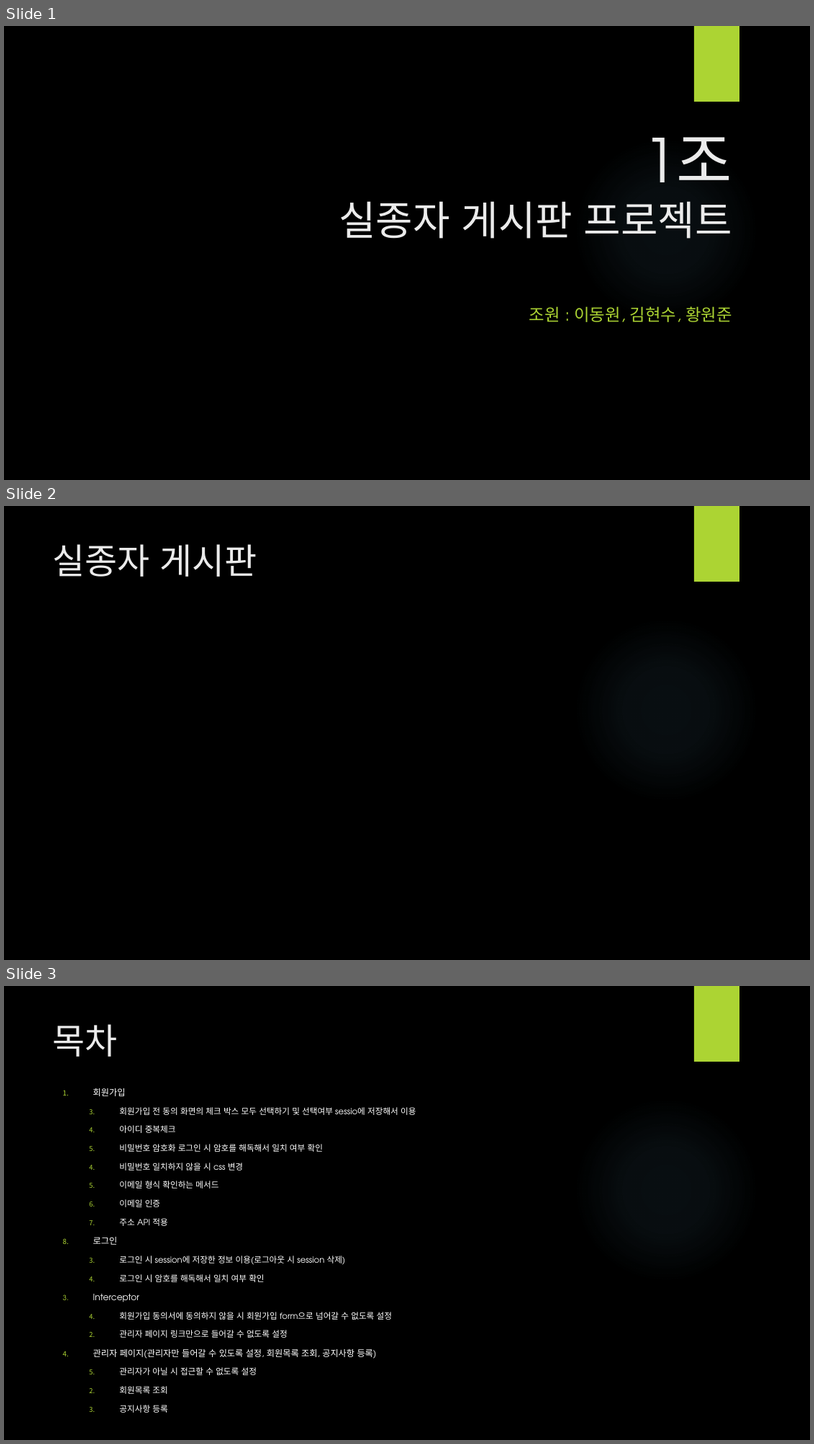
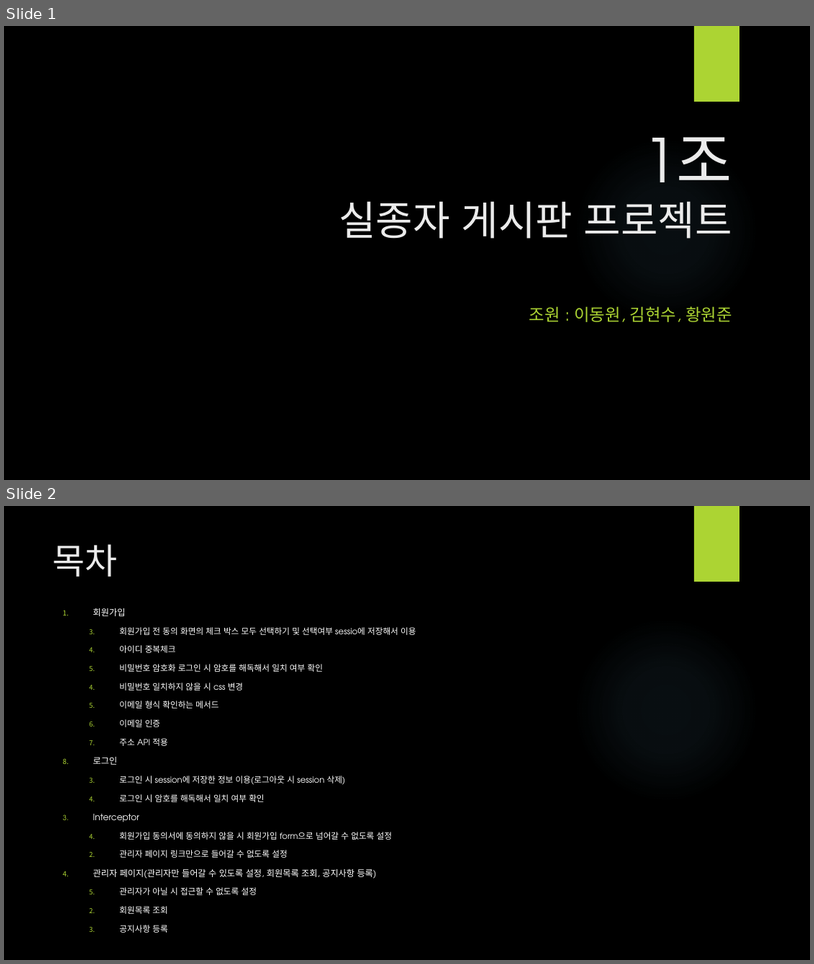
Before and after one commit to LDWon/1teamProject, a slide deck: 1조 실종자게시판_최종.pptx. Shown one above the other, each under a label of ours: slides 1, 2 and 3 before the commit, slides 1 and 2 after it. The pictures are 814x1444 and 814x964 pixels, drawn with LibreOffice and Linux fonts; fonts in the diff are those of the drawing; background and template pictures are left out. Boxes give left, top, right and bottom in pixels: in the first picture for what was removed or moved away, otherwise in the second. Text is boxed around its words. In the diff, an @@ line names an element or a change of style, - is before the commit and + after.

```diff
--- a/1조 실종자게시판_최종.pptx
+++ b/1조 실종자게시판_최종.pptx
@@ slide 2 removed at (4, 506, 810, 960), background picture (left out); not listed: 2 template elements that a slide beside it also shows @@
@@ title removed at (53, 544, 257, 577) @@
-실종자 게시판
@@ what was slide 3 is now slide 2 @@
```
Also in this commit, not shown: 1 slide changed.
